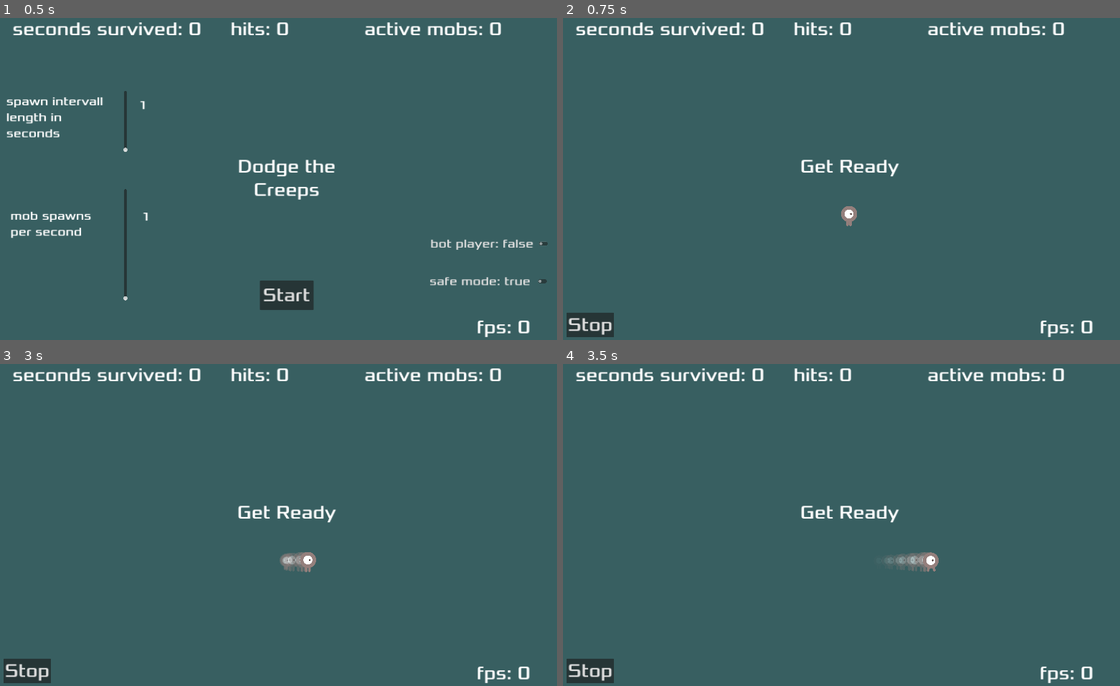
Above: before the commit, frames 1-4 (two rows, left to right).
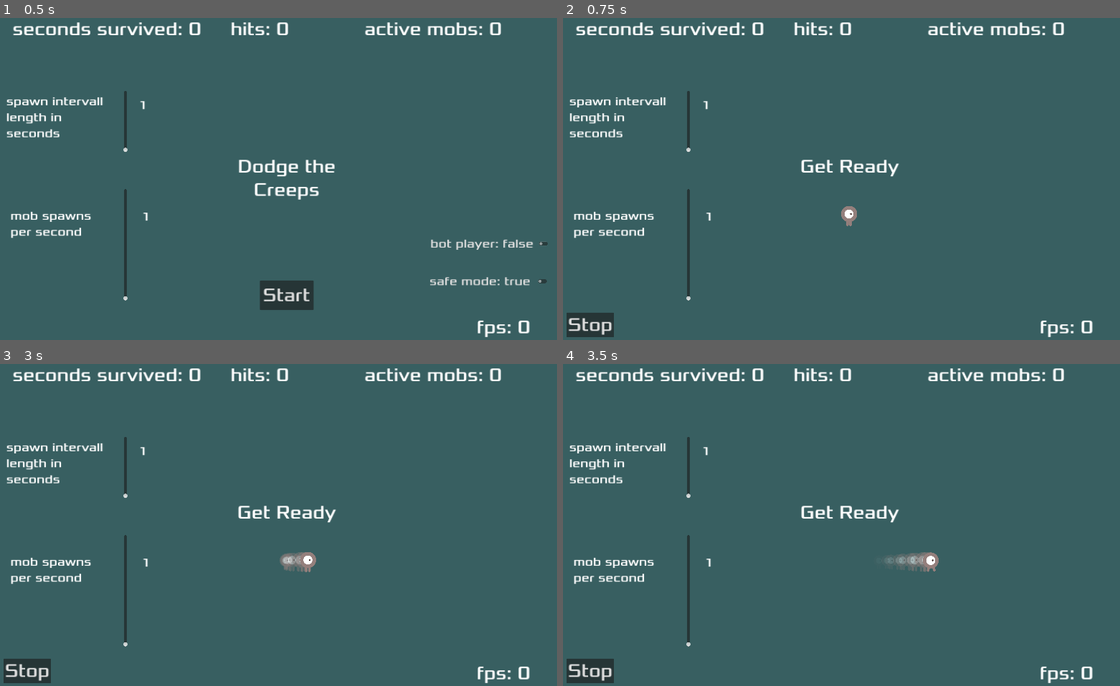
Above: after the commit, the same moments.

Repository: franziskusz/dodge-gds
Game: Godot game, scene res://Main.tscn
Two runs of this game, one before a commit and one after it. Both use one fixed random seed, a clock stepped at 60 frames per second and the inputs below.
Inputs:
- Up to frame 1 (0.5 s): no input
- Up to frame 2 (0.75 s): click "Start" at 0.5 s
- Up to frame 3 (3 s): click "Stop" at 1.25 s; click "Start" at 2 s; tap Enter at 2.75 s; hold D (move_right) from 2.78 s (still down)
- Up to frame 4 (3.5 s): keep holding D (move_right)

Frame 1 is identical in both runs. In frame 2, 1.2% of the frame differs, in the area x 1-27%, y 22-88%; in frame 3, 1.2%; in frame 4, 1.2%.

Commit message:
make spawn sliders accessable during run

Diff:
--- a/HUD.gd
+++ b/HUD.gd
@@ -51,8 +51,8 @@
 	$StartButton.hide()
 	$StopButton.show()
 	$SafeModeSwitch.hide()
-	$MobSpawnSlider.hide()
-	$SpawnIntervallSlider.hide()
+	#$MobSpawnSlider.hide()
+	#$SpawnIntervallSlider.hide()
 	$BotPlayerSwitch.hide()
 	start_game.emit()
 
@@ -60,8 +60,8 @@
 	$StartButton.show()
 	$StopButton.hide()
 	$SafeModeSwitch.show()
-	$MobSpawnSlider.show()
-	$SpawnIntervallSlider.show()
+	#$MobSpawnSlider.show()
+	#$SpawnIntervallSlider.show()
 	$BotPlayerSwitch.show()
 	stop_game.emit()
 
@@ -94,6 +94,7 @@
 func update_mob_spawn_label(slider_value: float):
 	var mob_spawns = int(slider_value)
 	$MobSpawnSlider/SliderLabel.text = str(mob_spawns)
+	$MobSpawnSlider.release_focus()
 
 func init_spawn_intervall_slider():
 	$SpawnIntervallSlider.set_use_rounded_values(true)
@@ -107,6 +108,7 @@
 func update_spawn_intervall_slider(slider_value: float):
 	var spawn_intervall_length = int(slider_value)
 	$SpawnIntervallSlider/SliderNumberLabel.text = str(spawn_intervall_length)
+	$SpawnIntervallSlider.release_focus()
 
 func _ready():
 	init_mob_spawn_slider()
